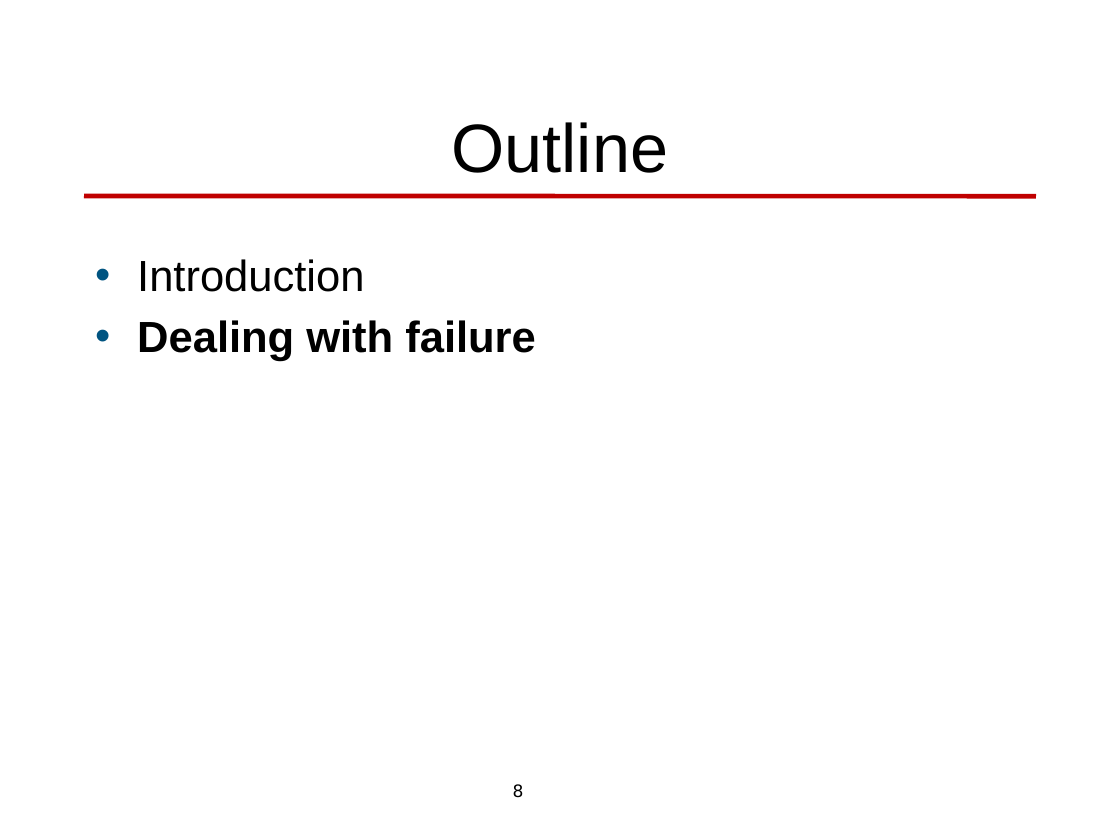
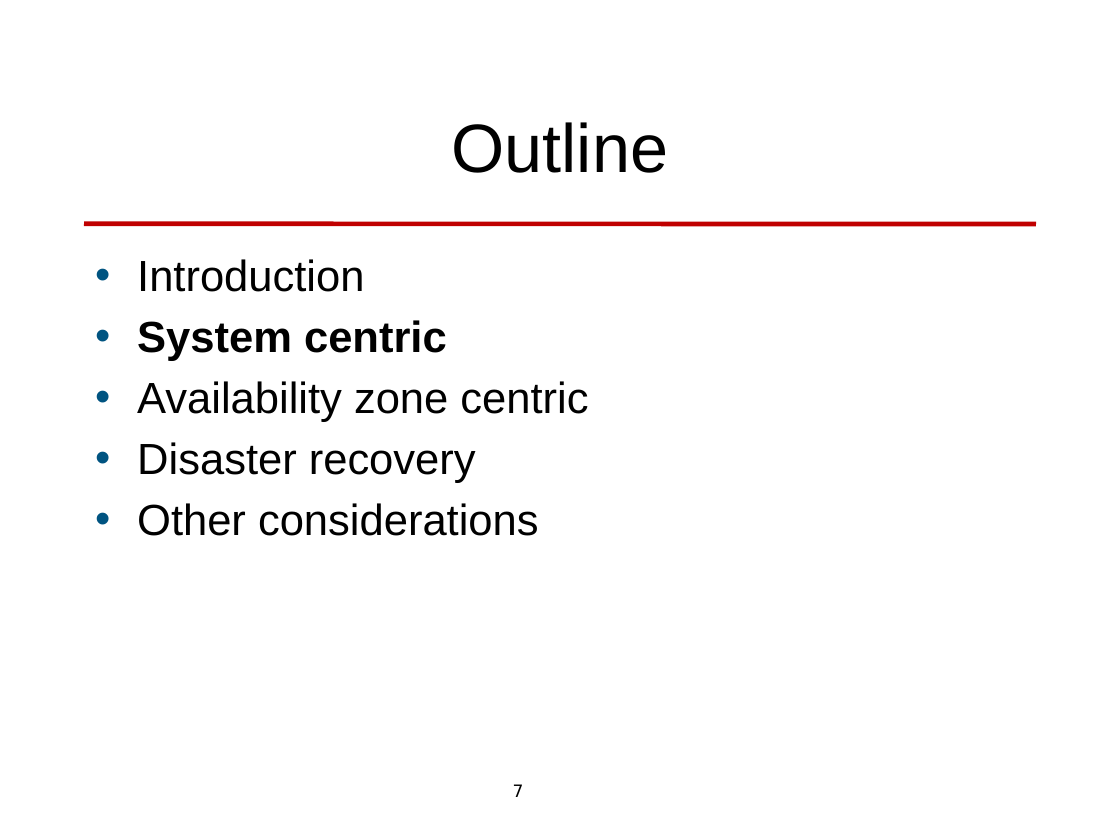
Before and after one commit to len-bass/architecture-design, a slide deck: slide 7 of availability.pptx (slide 8 before the commit). Drawn at 1120x840 pixels with LibreOffice and Linux fonts; fonts in the diff are those of the drawing; background and template pictures are left out. Boxes give left, top, right and bottom in pixels: in the first picture for what was removed or moved away, otherwise in the second. Text is boxed around its words. In the diff, an @@ line names an element or a change of style, - is before the commit and + after.

```diff
--- a/availability.pptx
+++ b/availability.pptx
@@ line moved from (84, 196) - (1036, 196) to (84, 224) - (1036, 224) @@
@@ text at [137,320,588,536]: text changed; bold off @@
-• Dealing with failure
+• System centric
+• Availability zone centric
+• Disaster recovery
+• Other considerations
@@ page number at [513,784,524,797]: text changed @@
-8
+7
```
Also in this commit, not shown: 7 other slides changed, 29 slides added, 23 slides removed, 7 other files.
